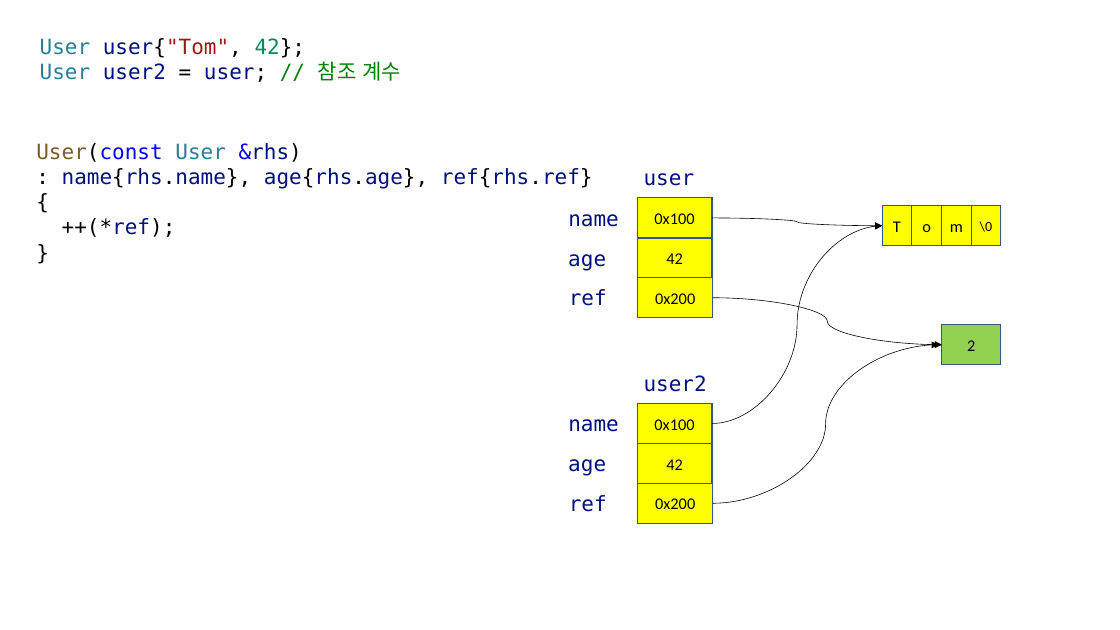
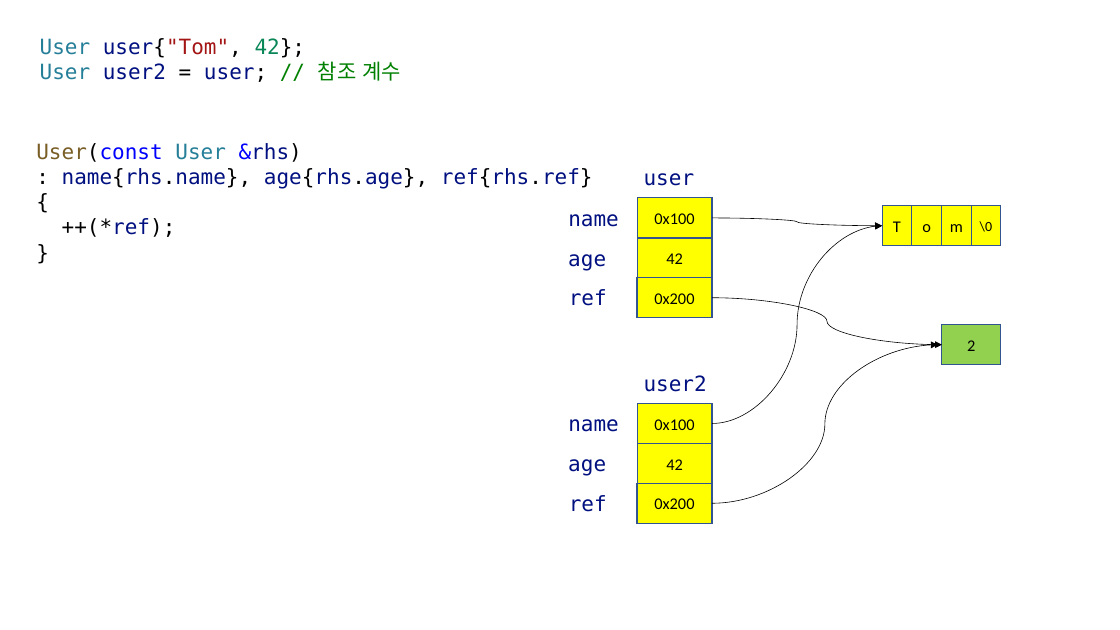
Before and after one commit to yoondev-classroom/hyundai_220510, a slide deck: slide 15 of cpp/220517.pptx. Drawn at 1120x630 pixels with LibreOffice and Linux fonts; fonts in the diff are those of the drawing. Boxes give left, top, right and bottom in pixels: in the first picture for what was removed or moved away, otherwise in the second. Text is boxed around its words. In the diff, an @@ line names an element or a change of style, - is before the commit and + after.

```diff
--- a/cpp/220517.pptx
+++ b/cpp/220517.pptx
@@ curved arrow (712, 297) - (942, 344): route changed @@
@@ curved arrow (712, 503) - (938, 344): route changed @@
```
Also in this commit, not shown: 4 other slides changed, 1 slide added, 3 other files.
